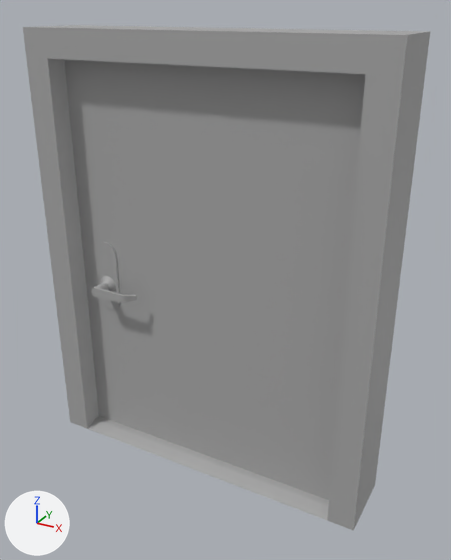
Two versions of the FBX model Melee Runner/Assets/Models/Facility/Props/FacilityDoor.fbx, one commit apart.
Rendered twice from a camera (50 mm lens) standing at (1.63, -2.78, 2.6) and looking at (0.09, 0.02, 1.2). Every picture has the same lights, and +X, +Y and +Z are marked at lower left. Where no turn or scale is listed for an object, it has been applied to the vertices.
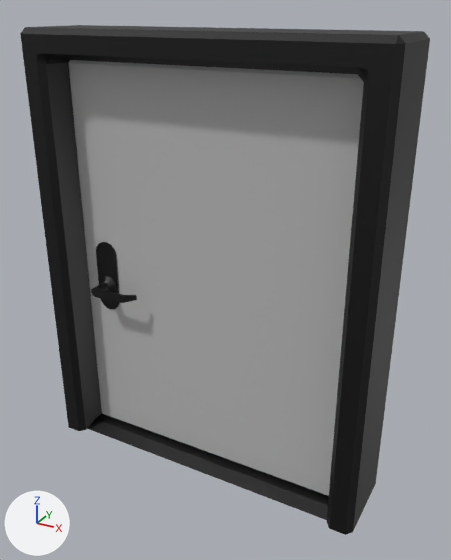
Where the newer file only moved an object's origin or applied its transform, the numbers keep the older frame.

Where the change shows, as pixel boxes [x1, y1, x2, y2] in the pictures (451 x 560 px):
'pCube2', reshaped, moved, turned, rescaled: before [64, 59, 365, 500]; after [68, 60, 364, 496]
'pCube1', reshaped, moved, turned, rescaled: before [23, 25, 430, 531]; after [20, 25, 430, 535]
'pCube3', recoloured (grey to black): [87, 414, 329, 520] in both
'pCylinder5', recoloured (grey to black): [96, 242, 120, 309] in both
'DoorKnob1', recoloured (grey to black): [91, 276, 137, 303] in both

Patch to the scene script:
```diff
--- a/Melee Runner/Assets/Models/Facility/Props/FacilityDoor.fbx.py
+++ b/Melee Runner/Assets/Models/Facility/Props/FacilityDoor.fbx.py
@@ mat_facilitymaterial_aistandardsurface1 @@
+mat_facilitymaterial_aistandardsurface1 = bpy.data.materials.new('FacilityMaterial:aiStandardSurface1')
+mat_facilitymaterial_aistandardsurface1.use_nodes = True; mat_facilitymaterial_aistandardsurface1.node_tree.nodes.clear()
+_N = mat_facilitymaterial_aistandardsurface1.node_tree.nodes; _L = mat_facilitymaterial_aistandardsurface1.node_tree.links
+n0 = _N.new('ShaderNodeBsdfPrincipled'); n0.name = 'Principled BSDF'
+n0.inputs[0].default_value = (0.0, 0.0, 0.0, 1.0)  # 'Base Color', black #000000
+n1 = _N.new('ShaderNodeOutputMaterial'); n1.name = 'Material Output'
+n2 = _N.new('ShaderNodeTexImage'); n2.name = 'Image Texture.001'
+n2.image = img_trimmapobj_standardsurface1_metallic_png
+_L.new(n2.outputs[0], n0.inputs[1])  # 'Color' to 'Metallic'
+_L.new(n0.outputs[0], n1.inputs[0])  # 'BSDF' to 'Surface'
@@ me_mesh_001 @@
 # used by ob_pcube2; location = (-0.85, 0.0, 0.025); rotation_euler = (1.571, 0.0, 0.0), in degrees (90, 0, 0); scale = (0.017, 0.0232, 0.0015)
-me_mesh_001.from_pydata(...)  # 8 vertices, 6 faces; spans x 0.0..100.0, y 0.0..100.0, z -50.0..50.0
-me_mesh_001.materials.append(mat_standardsurface1)  # grey #aaaaaa
+me_mesh_001.from_pydata(...)  # 24 vertices, 26 faces; spans x 0.0..170.0, y 0.0..232.5, z -7.5..7.5
+# me_mesh_001 part 2: the whole mesh is rebuilt
+me_mesh_001.materials.append(mat_lambert1)  # grey #bcbcbc
@@ me_mesh_002 @@
 me_mesh_002.from_pydata(...)  # 12 vertices, 12 faces; spans x -0.85..0.85, y -0.2..0.2, z -0.01..0.01
-me_mesh_002.materials.append(mat_standardsurface1)  # grey #aaaaaa
+me_mesh_002.materials.append(mat_facilitymaterial_aistandardsurface1)
@@ me_mesh_004 @@
 me_mesh_004.from_pydata(...)  # 48 vertices, 66 faces; spans x -0.075..0.075, y -0.008..0.0, z -0.219..0.219
-me_mesh_004.materials.append(mat_standardsurface1)  # grey #aaaaaa
+me_mesh_004.materials.append(mat_facilitymaterial_aistandardsurface1)
@@ me_mesh_003 @@
 me_mesh_003.from_pydata(...)  # 105 vertices, 109 faces; spans x -0.061..0.261, y -0.088..0.049, z -0.061..0.061
-me_mesh_003.materials.append(mat_standardsurface1)  # grey #aaaaaa
+me_mesh_003.materials.append(mat_facilitymaterial_aistandardsurface1)
@@ me_mesh @@
 # used by ob_pcube1; location = (0.0, 0.0, 0.0); rotation_euler = (1.571, 0.0, 0.0), in degrees (90, 0, 0); scale = (0.02, 0.025, 0.004)
-me_mesh.from_pydata(...)  # 24 vertices, 22 faces; spans x -50.0..50.0, y 0.0..100.0, z -50.0..50.0
-me_mesh.materials.append(mat_standardsurface1)  # grey #aaaaaa
+me_mesh.from_pydata(...)  # 88 vertices, 90 faces; spans x -100.0..100.0, y 0.0..250.0, z -25.0..25.0
+# me_mesh part 1: 24 vertices removed from x -50.0..50.0, y 0.0..100.0, z -50.0..50.0; 88 vertices added at x -100.0..100.0, y 0.0..250.0, z -25.0..25.0
+me_mesh.materials.append(mat_facilitymaterial_aistandardsurface1)
@@ ob_pcube2 @@
 ob_pcube2 = bpy.data.objects.new('pCube2', me_mesh_001)
-ob_pcube2.location = (-0.85, 0.0, 0.025)
-ob_pcube2.rotation_euler = (1.571, 0.0, 0.0)  # degrees (90, 0, 0)
-ob_pcube2.scale = (0.017, 0.0232, 0.0015)
+ob_pcube2.parent = ob_door_002
+ob_pcube2.location = (-170.0, 2.5, 0.0)
@@ ob_pcube1 @@
 ob_pcube1 = bpy.data.objects.new('pCube1', me_mesh)
+ob_pcube1.parent = ob_frame_001
 ob_pcube1.location = (0.0, 0.0, 0.0)
-ob_pcube1.rotation_euler = (1.571, 0.0, 0.0)  # degrees (90, 0, 0)
-ob_pcube1.scale = (0.02, 0.025, 0.004)
@@ ob_door_002 @@
+ob_door_002 = bpy.data.objects.new('Door.002', None)
+ob_door_002.parent = ob_door_001
+ob_door_002.location = (85.0, 0.0, 0.0)
@@ ob_door_001 @@
+ob_door_001 = bpy.data.objects.new('Door.001', None)
+ob_door_001.location = (0.0, 0.0, 0.0)
+ob_door_001.rotation_euler = (1.571, 0.0, 0.0)  # degrees (90, 0, 0)
+ob_door_001.scale = (0.01, 0.01, 0.01)
@@ ob_frame_001 @@
+ob_frame_001 = bpy.data.objects.new('Frame.001', None)
+ob_frame_001.parent = ob_door_001
+ob_frame_001.location = (0.0, 0.0, 0.0)
```
